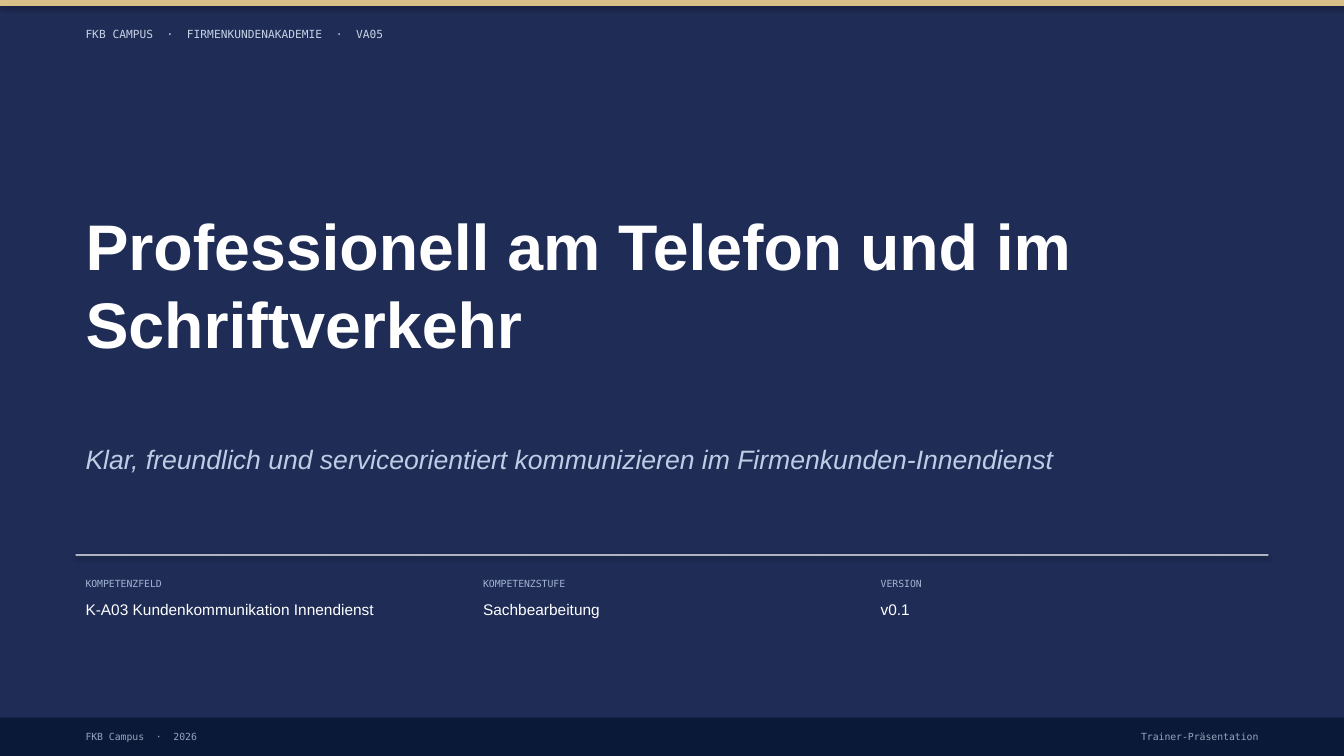
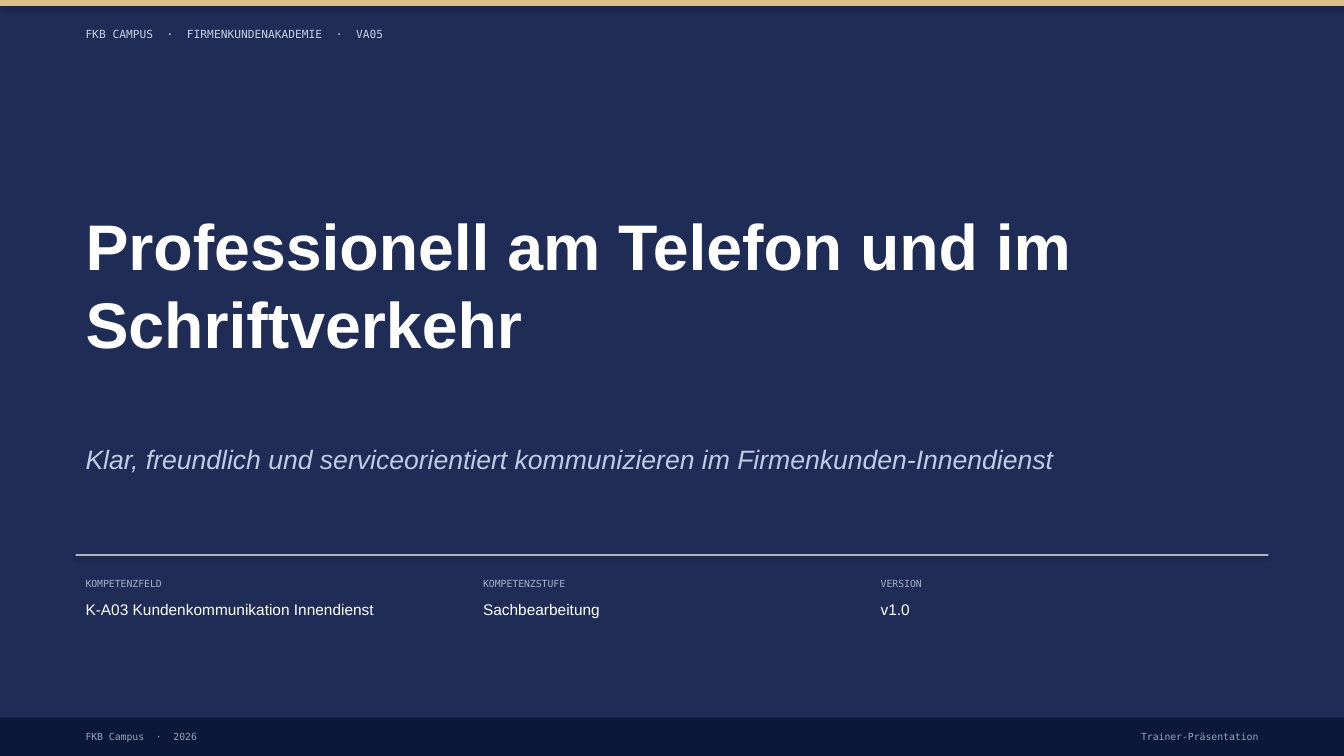
Before and after one commit to ck5rqc47pr-byte/firmenkundenakademie-online, a slide deck: slide 1 of protected-downloads/praesentation/VA05.pptx. Drawn at 1344x756 pixels with LibreOffice and Linux fonts; fonts in the diff are those of the drawing. Boxes give left, top, right and bottom in pixels: in the first picture for what was removed or moved away, otherwise in the second. Text is boxed around its words. In the diff, an @@ line names an element or a change of style, - is before the commit and + after.

```diff
--- a/protected-downloads/praesentation/VA05.pptx
+++ b/protected-downloads/praesentation/VA05.pptx
@@ text at (881, 604, 910, 615): text changed @@
-v0.1
+v1.0
```
Also in this commit, not shown: 4 other files.
